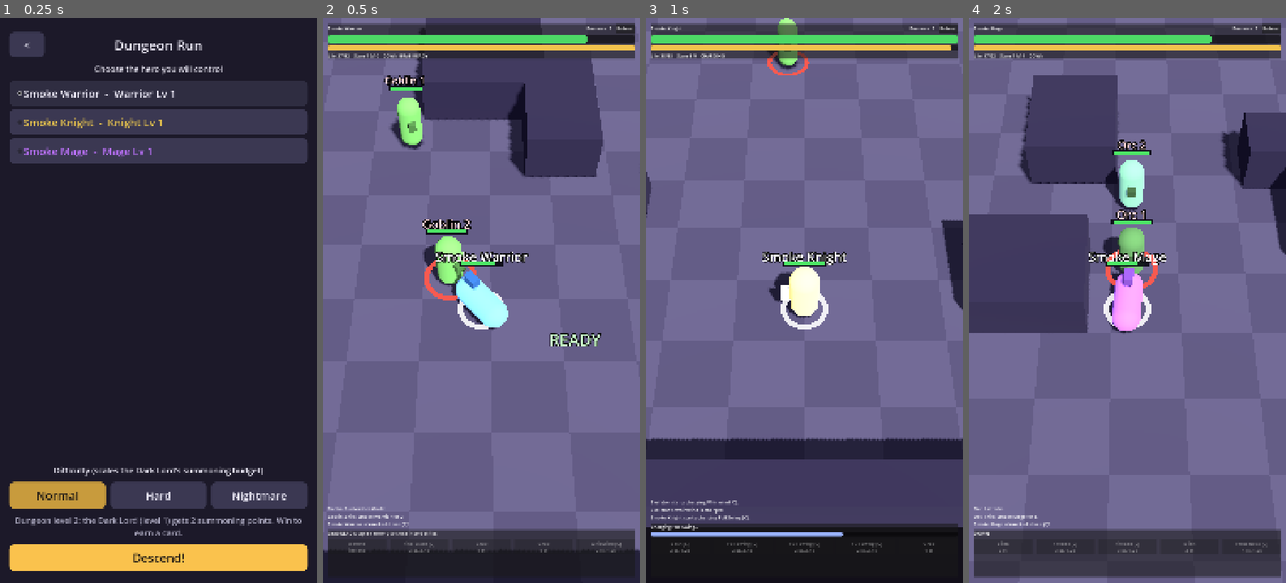
Above: before the commit, frames 1-4 (left to right).
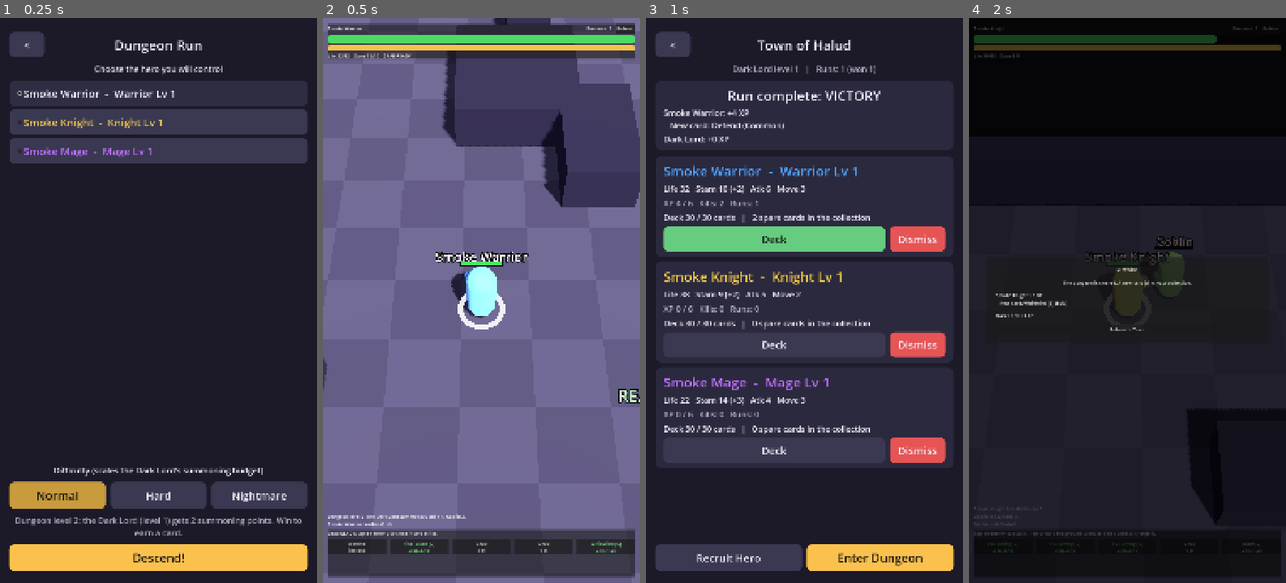
Above: after the commit, the same moments.

Repository: bkungfoo/super_dungeon_fighter
Game: Godot game, scene res://tests/smoke_ui.tscn
Same seed, same stepped clock (60 frames per second), same inputs: the game is played once before the commit and once after it. This scene is started directly instead of the project's main scene.
Inputs (mouse positions are in pixels of both pictures, inside the frame that each line leads up to):
- Up to frame 1 (0.25 s): no input
- Up to frame 2 (0.5 s): no input
- Up to frame 3 (1 s): click "Retreat" at 0.5 s
- Up to frame 4 (2 s): click (1003, 549) at 1.25 s, where only the run before the commit has a clickable "Bash [C] 2 st, 1.2s"

Frame 1 is identical in both runs. In frame 2, 17% of the frame differs, in the area x 0-100%, y 0-100%; in frame 3, 91%; in frame 4, 99%.

Commit message:
Make early dungeons survivable: weaker low-tier monsters, aggro ranges
- Goblin, wolf and skeleton lose life and attack, swing every 1.3-1.6 s
  instead of 0.9 s, and their basic attacks no longer stun, so a new hero
  cannot be stun-locked by a pack. Higher tiers are trimmed slightly too.
- Monsters are slower than the hero and loiter until the hero comes within
  their aggro range or one of them is hit; a hit wakes monsters within 4 m,
  so the dungeon is fought one group at a time.
- Tests and RULES.md updated; scripted-hero fuzz win rate rose from 10/24
  to 21/24.

Co-Authored-By: Claude Fable 5.1 <noreply@anthropic.com>
Claude-Session: https://claude.ai/code/session_01LCmLpqYsRL9dy6Tyca94LC

Diff:
--- a/scripts/core/actor.gd
+++ b/scripts/core/actor.gd
@@ -25,6 +25,10 @@
 var stam: float = 5.0
 var stam_regen: float = 1.0      # per second
 var attack: int = 3
+var swing_interval: float = 0.9  # seconds between basic attacks
+var basic_stun: bool = true      # do basic attacks apply Stun 1?
+var aggro_range: float = 8.0     # monsters: distance at which they notice the hero
+var aggro: bool = false          # monsters: have they noticed the hero?
 var weapon: String = "sword"
 var has_shield: bool = false
 var skills: Dictionary = {}      # monsters: skill_id -> rank
--- a/scripts/core/battle_sim.gd
+++ b/scripts/core/battle_sim.gd
@@ -17,7 +17,6 @@
 const SEC_PER_DOWN := 1.3
 const SEC_PER_IMMOBILE := 1.2
 const GUARD_SECONDS := 2.0
-const BASIC_ATTACK_INTERVAL := 0.9
 const MELEE_GAP := 0.6               # gap between two actors at which melee connects
 const KNOCKBACK_METRES := 1.0        # per knockback point
 const PATH_REFRESH := 0.4
@@ -359,7 +358,7 @@
 		a.path = []
 		if basic:
 			if a.attack_timer <= 0.0 and a.cooldown <= 0.0 and a.immobile <= 0.0:
-				a.attack_timer = BASIC_ATTACK_INTERVAL
+				a.attack_timer = a.swing_interval
 				_cast(a, "attack", -1, t, t.pos)
 		else:
 			a.loaded = {}
@@ -458,6 +457,9 @@
 func _cast(a: Actor, sid: String, rank: int, target: Actor, point: Vector2) -> void:
 	var def := SkillDB.get_def(sid)
 	var p := SkillDB.params(sid, rank)
+	if sid == "attack" and not a.basic_stun:
+		p = p.duplicate()
+		p.erase("stun")
 	var base_dmg: int = maxi(0, int(round(a.attack * float(p.mult))))
 	if sid == "attack":
 		_log("%s attacks." % a.name)
@@ -592,6 +594,8 @@
 func _apply_hit(att: Actor, v: Actor, sid: String, p: Dictionary, dmg: int, kdir: Vector2) -> void:
 	if not v.alive:
 		return
+	if v.team == Actor.TEAM_MONSTERS:
+		alert(v)
 	if v.invuln > 0.0:
 		_log("%s is invulnerable!" % v.name)
 		_emit("text", {"actor": v, "text": "IMMUNE", "color": Color(0.7, 0.9, 1)})
@@ -713,6 +717,18 @@
 			o.target_id = -1
 
 
+## Wakes a monster and its nearby pack.
+func alert(m: Actor) -> void:
+	if m.aggro:
+		return
+	m.aggro = true
+	m.think_timer = minf(m.think_timer, 0.3)
+	for o in living(Actor.TEAM_MONSTERS):
+		if o != m and not o.aggro and o.pos.distance_to(m.pos) < 4.0:
+			o.aggro = true
+			o.think_timer = minf(o.think_timer, 0.5)
+
+
 # ------------------------------------------------------------------ dungeon
 
 ## Builds the arena: spawns monsters in the far half, the hero near the bottom,
--- a/scripts/core/monster_ai.gd
+++ b/scripts/core/monster_ai.gd
@@ -16,6 +16,13 @@
 	if h == null:
 		m.clear_intent()
 		return
+	# Monsters loiter until the hero comes close (or hits them).
+	if not m.aggro:
+		if sim.dist(m, h) <= m.aggro_range:
+			sim.alert(m)
+		else:
+			m.clear_intent()
+			return
 	m.target_id = h.id
 	if not m.loaded.is_empty():
 		return
--- a/scripts/data/monster_db.gd
+++ b/scripts/data/monster_db.gd
@@ -1,48 +1,57 @@
 class_name MonsterDB
 extends RefCounted
 ## The Dark Lord's roster. `value` is the summoning cost; `dm_level` is the
-## Dungeon Master level required before the DM may summon it.
+## Dungeon Master level required before the DM may summon it. `swing` is the
+## seconds between basic attacks, `stun` whether those attacks stun, and
+## `aggro` the distance (m) at which the monster notices the hero.
 
 const MONSTERS: Dictionary = {
 	"goblin": {
 		"name": "Goblin", "value": 1, "dm_level": 1,
-		"life": 12, "stam": 6, "regen": 2, "attack": 3, "move": 3, "weapon": "sword",
+		"life": 8, "stam": 6, "regen": 2, "attack": 2, "move": 2, "weapon": "sword",
+		"swing": 1.6, "stun": false, "aggro": 7.0,
 		"skills": {"attack": -1, "grab": -1},
 		"color": Color(0.45, 0.75, 0.35),
 	},
 	"wolf": {
 		"name": "Wolf", "value": 1, "dm_level": 1,
-		"life": 10, "stam": 6, "regen": 2, "attack": 3, "move": 4, "weapon": "claw",
+		"life": 7, "stam": 6, "regen": 2, "attack": 2, "move": 3, "weapon": "claw",
+		"swing": 1.3, "stun": false, "aggro": 9.0,
 		"skills": {"attack": -1, "pounce": -1},
 		"color": Color(0.6, 0.6, 0.65),
 	},
 	"skeleton": {
 		"name": "Skeleton", "value": 2, "dm_level": 1,
-		"life": 18, "stam": 7, "regen": 2, "attack": 4, "move": 2, "weapon": "sword",
+		"life": 14, "stam": 7, "regen": 2, "attack": 3, "move": 2, "weapon": "sword",
+		"swing": 1.5, "stun": false, "aggro": 7.0,
 		"skills": {"attack": -1, "defend": -1, "whirlwind": 0},
 		"color": Color(0.9, 0.9, 0.85),
 	},
 	"orc": {
 		"name": "Orc", "value": 2, "dm_level": 2,
-		"life": 24, "stam": 7, "regen": 2, "attack": 5, "move": 2, "weapon": "blunt",
+		"life": 20, "stam": 7, "regen": 2, "attack": 4, "move": 2, "weapon": "blunt",
+		"swing": 1.5, "stun": true, "aggro": 8.0,
 		"skills": {"attack": -1, "bash": 0, "defend": -1},
 		"color": Color(0.35, 0.55, 0.30),
 	},
 	"ogre": {
 		"name": "Ogre", "value": 4, "dm_level": 2,
-		"life": 45, "stam": 8, "regen": 2, "attack": 8, "move": 2, "weapon": "blunt",
+		"life": 40, "stam": 8, "regen": 2, "attack": 6, "move": 1, "weapon": "blunt",
+		"swing": 2.0, "stun": true, "aggro": 8.0,
 		"skills": {"attack": -1, "full_swing": 1, "grab": -1},
 		"color": Color(0.65, 0.45, 0.30),
 	},
 	"dark_knight": {
 		"name": "Dark Knight", "value": 5, "dm_level": 3,
-		"life": 40, "stam": 9, "regen": 2, "attack": 7, "move": 2, "weapon": "blunt",
+		"life": 36, "stam": 9, "regen": 2, "attack": 6, "move": 2, "weapon": "blunt",
+		"swing": 1.4, "stun": true, "aggro": 9.0,
 		"skills": {"attack": -1, "bash": 1, "full_swing": 1, "defend": -1},
 		"color": Color(0.35, 0.25, 0.45),
 	},
 	"champion": {
 		"name": "Ofrom Champion", "value": 8, "dm_level": 4, "boss": true,
-		"life": 70, "stam": 10, "regen": 3, "attack": 9, "move": 3, "weapon": "sword",
+		"life": 70, "stam": 10, "regen": 3, "attack": 8, "move": 3, "weapon": "sword",
+		"swing": 1.1, "stun": true, "aggro": 11.0,
 		"skills": {"attack": -1, "final_slash": 1, "whirlwind": 1, "defend": -1},
 		"color": Color(0.95, 0.30, 0.30),
 	},
@@ -73,7 +82,10 @@
 	a.stam = d.stam
 	a.stam_regen = d.regen * 0.6
 	a.attack = d.attack
-	a.speed = 1.6 + d.move * 0.45
+	a.speed = 1.4 + d.move * 0.4
+	a.swing_interval = d.get("swing", 1.5)
+	a.basic_stun = d.get("stun", true)
+	a.aggro_range = d.get("aggro", 8.0)
 	a.weapon = d.weapon
 	a.skills = d.skills.duplicate()
 	a.summon_value = d.value
--- a/tests/run_tests.gd
+++ b/tests/run_tests.gd
@@ -60,6 +60,7 @@
 	test_final_slash_dash()
 	test_deck_refill()
 	test_stun_interrupts_charging()
+	test_weak_monsters_do_not_stun_and_wait_for_aggro()
 	test_rarity_table()
 	test_card_rewards()
 	test_skill_table_integrity()
@@ -77,8 +78,8 @@
 	_run(sim, 2.0)
 	check(h.pos.distance_to(g.pos) < sim.melee_reach(h, g) + 0.1, "hero closes to melee range (d=%.2f)" % h.pos.distance_to(g.pos))
 	_run(sim, 1.0)
-	check(g.life < 12, "basic attacks land in real time (life %d)" % g.life)
-	check(g.state == Actor.State.STUNNED or g.life <= 0, "basic attack stuns")
+	check(g.life < 8, "basic attacks land in real time (life %d)" % g.life)
+	check(g.state == Actor.State.STUNNED or g.life <= 0, "hero's basic attack stuns")
 	_run(sim, 6.0)
 	check(not g.alive, "goblin eventually dies from repeated basic attacks")
 	check(h.target_id == -1, "target cleared on death")
@@ -120,7 +121,7 @@
 	_run(sim, 6.0)
 	check(m.loaded.is_empty(), "fireball cast once in range")
 	check(m.pos.distance_to(Vector2(10.5, 10)) <= 4 * BattleSim.TILE + 0.5, "mage stopped within range")
-	check(g1.life == 4 and g2.life == 4, "both goblins in the blast took x2 damage (%d, %d)" % [g1.life, g2.life])
+	check(g1.life == 0 and g2.life == 0, "both goblins in the blast took x2 damage (%d, %d)" % [g1.life, g2.life])
 	# Without an area skill loaded a point command is just a move.
 	sim.command_point(m, Vector2(20, 30))
 	check(m.has_goal and not m.has_point, "point command without area skill moves instead")
@@ -141,7 +142,7 @@
 	check(h.loaded.is_empty(), "whirlwind cast after closing in")
 	# The goblin was knocked back 2 m by the hit, so allow for that.
 	check(h.pos.distance_to(g.pos) <= sim.aoe_radius(SkillDB.params("whirlwind", 0)) + 2.0 + 0.3, "hero stopped just inside the AoE radius before the knockback (d=%.2f)" % h.pos.distance_to(g.pos))
-	check(g.life < 12, "whirlwind hit the goblin from AoE range (life %d)" % g.life)
+	check(g.life < 8, "whirlwind hit the goblin from AoE range (life %d)" % g.life)
 	check(g.state == Actor.State.DOWN, "whirlwind knocks down")
 
 
@@ -152,6 +153,7 @@
 	sim.setup_deck(h, _cards("defend", -1, 30))
 	sim.play_card(h, {"skill": "defend", "rank": -1})
 	check(h.guard > 0.0, "defend is instant and raises guard")
+	sim.alert(g)
 	sim.command_target(g, h.id)
 	_run(sim, 0.5)
 	check(h.life == h.max_life, "guard blocks the basic attack")
@@ -200,7 +202,7 @@
 	check(not h.loaded.is_empty(), "full swing loaded after 2.4s")
 	sim.command_target(h, g.id)
 	_run(sim, 0.3)
-	check(g.life < 12 - 10, "x2 damage plus wall slam (life %d)" % g.life)
+	check(g.life <= 0, "x2 damage plus wall slam kills the goblin (life %d)" % g.life)
 	check(g.pos.y > 17.5, "goblin stopped at the wall (y=%.2f)" % g.pos.y)
 	check(h.immobile > 0.0 and h.cooldown > 0.0, "cooldown and immobile set")
 	check(sim.is_chain_available(h, "whirlwind"), "whirlwind chains from full swing during cooldown")
@@ -263,7 +265,7 @@
 	check(h.loaded.is_empty(), "final slash fired at range (dash)")
 	check(h.pos.x > 9.0, "hero dashed down the lane (x=%.2f)" % h.pos.x)
 	check(g1.life <= 0 or g1.life == 0, "first goblin took 2 hits (life %d)" % g1.life)
-	check(g2.life == 6, "second goblin took 1 hit (life %d)" % g2.life)
+	check(g2.life == 2, "second goblin took 1 hit (life %d)" % g2.life)
 
 
 func test_deck_refill() -> void:
@@ -285,13 +287,42 @@
 func test_stun_interrupts_charging() -> void:
 	var sim := _sim()
 	var h := sim.add_actor(_hero("knight", Vector2(10, 20)))
-	var g := sim.add_actor(_monster("goblin", Vector2(10, 21.2)))
+	var g := sim.add_actor(_monster("orc", Vector2(10, 21.2)))
 	sim.setup_deck(h, _cards("full_swing", 0, 30))
 	sim.play_card(h, {"skill": "full_swing", "rank": 0})
+	sim.alert(g)
 	sim.command_target(g, h.id)
 	_run(sim, 0.5)
-	check(not h.is_charging() and h.loaded.is_empty(), "the goblin's attack interrupted the charge")
+	check(not h.is_charging() and h.loaded.is_empty(), "the orc's stunning attack interrupted the charge")
 	check(h.state == Actor.State.STUNNED, "hero is stunned")
+
+
+func test_weak_monsters_do_not_stun_and_wait_for_aggro() -> void:
+	var sim := _sim()
+	var h := sim.add_actor(_hero("warrior", Vector2(10, 20)))
+	var g := sim.add_actor(_monster("goblin", Vector2(10, 21.2)))
+	sim.command_target(g, h.id)
+	_run(sim, 2.0)
+	check(h.life < h.max_life, "goblin still deals damage (life %d)" % h.life)
+	check(h.state == Actor.State.ACTIVE, "goblin basic attacks never stun")
+	# Aggro: a goblin far away ignores the hero until they come close.
+	var sim2 := BattleSim.new(5)
+	var h2 := sim2.add_actor(_hero("warrior", Vector2(5, 30)))
+	var far := sim2.add_actor(_monster("goblin", Vector2(30, 5)))
+	far.think_timer = 0.0
+	var start := far.pos
+	sim2.tick(3.0)
+	check(far.pos.distance_to(start) < 0.1 and not far.aggro, "distant goblin loiters")
+	sim2.command_move(h2, Vector2(26, 8))
+	sim2.tick(12.0)
+	check(far.aggro, "goblin wakes when the hero comes within aggro range")
+	# Being hit wakes a pack.
+	var sim3 := BattleSim.new(6)
+	sim3.add_actor(_hero("warrior", Vector2(5, 30)))
+	var a := sim3.add_actor(_monster("goblin", Vector2(30, 5)))
+	var b := sim3.add_actor(_monster("wolf", Vector2(32, 6)))
+	sim3._apply_hit(sim3.hero(), a, "attack", SkillDB.params("attack", -1), 1, Vector2(1, 0))
+	check(a.aggro and b.aggro, "a hit wakes the monster and its neighbour")
 
 
 func test_rarity_table() -> void:
Not shown, changed: RULES.md
